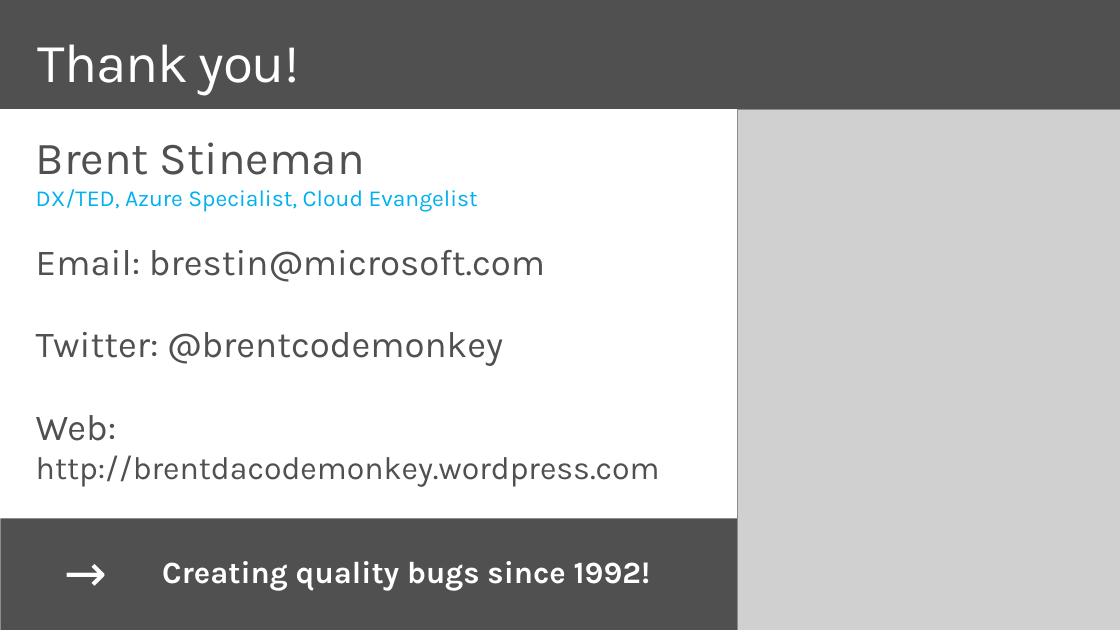
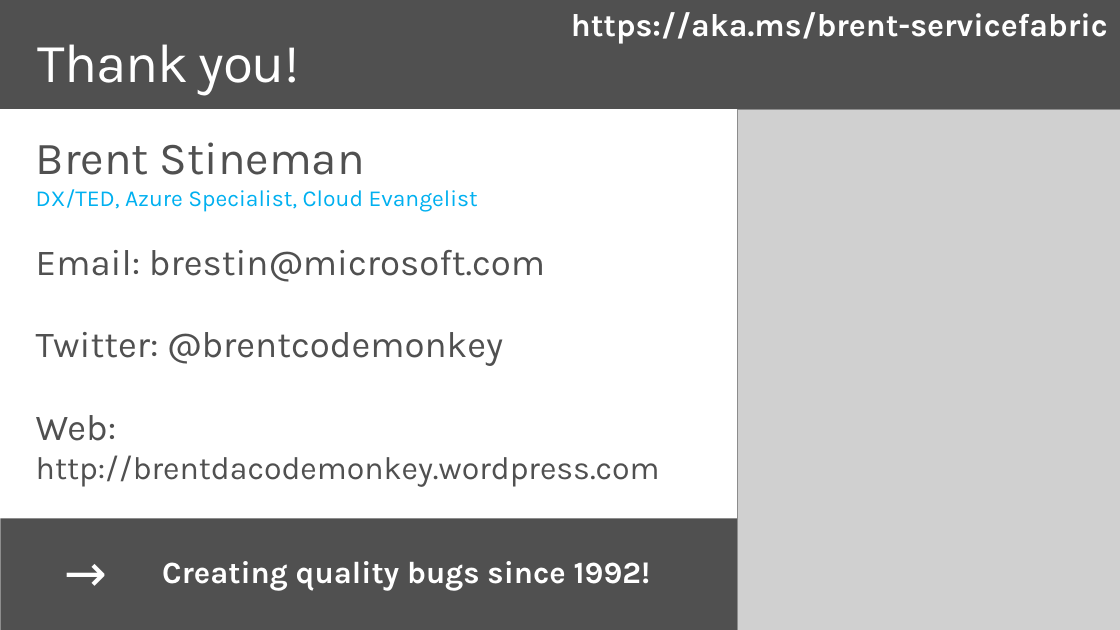
Before and after one commit to brentstineman/PersonalStuff, a slide deck: slide 25 of Presentations/Service Fabric/ServiceFabric - Real World.pptx. Drawn at 1120x630 pixels with LibreOffice and Linux fonts; fonts in the diff are those of the drawing; grey boxes stand for pictures. Boxes give left, top, right and bottom in pixels: in the first picture for what was removed or moved away, otherwise in the second. Text is boxed around its words. In the diff, an @@ line names an element or a change of style, - is before the commit and + after.

```diff
--- a/Presentations/Service Fabric/ServiceFabric - Real World.pptx
+++ b/Presentations/Service Fabric/ServiceFabric - Real World.pptx
@@ text added at <box>571,12,1108,44</box>, 28 pt, text #FFFFFF, bold @@
+https://aka.ms/brent-servicefabric
```
Also in this commit, not shown: 9 other slides changed, 2 other files.
